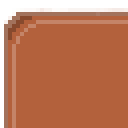
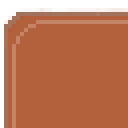
Before/after of a 128px x 128px layered artwork. What changed in the layer stack:
painted on "\" over left=4, top=16, right=32, bottom=48
